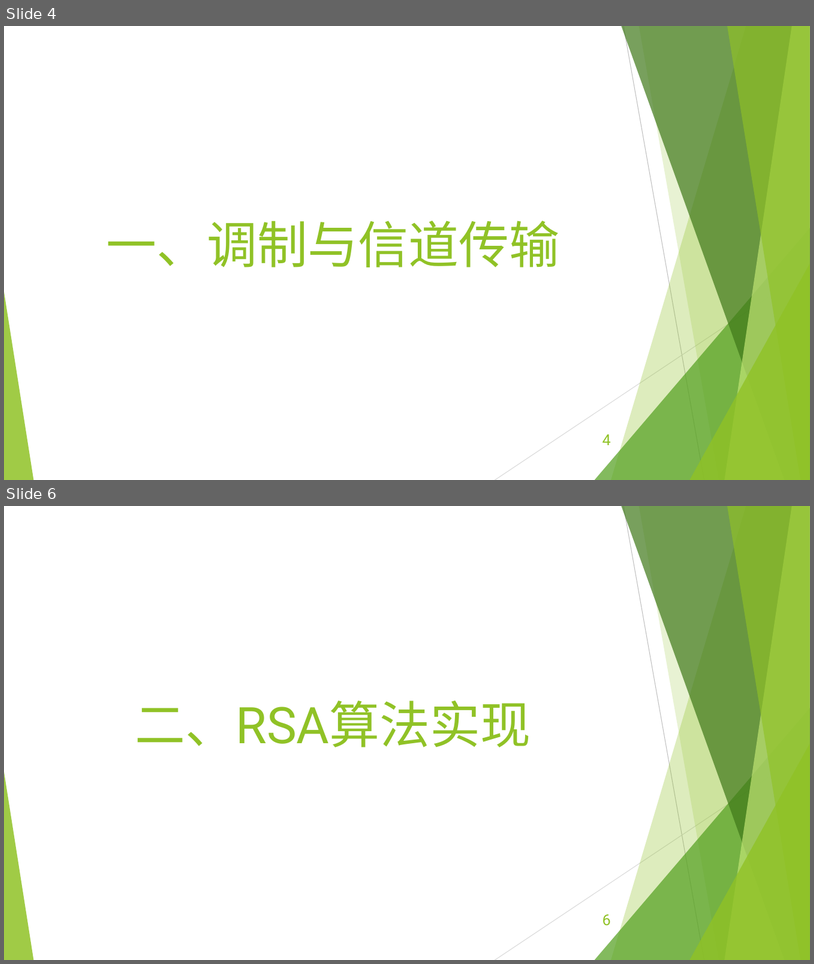
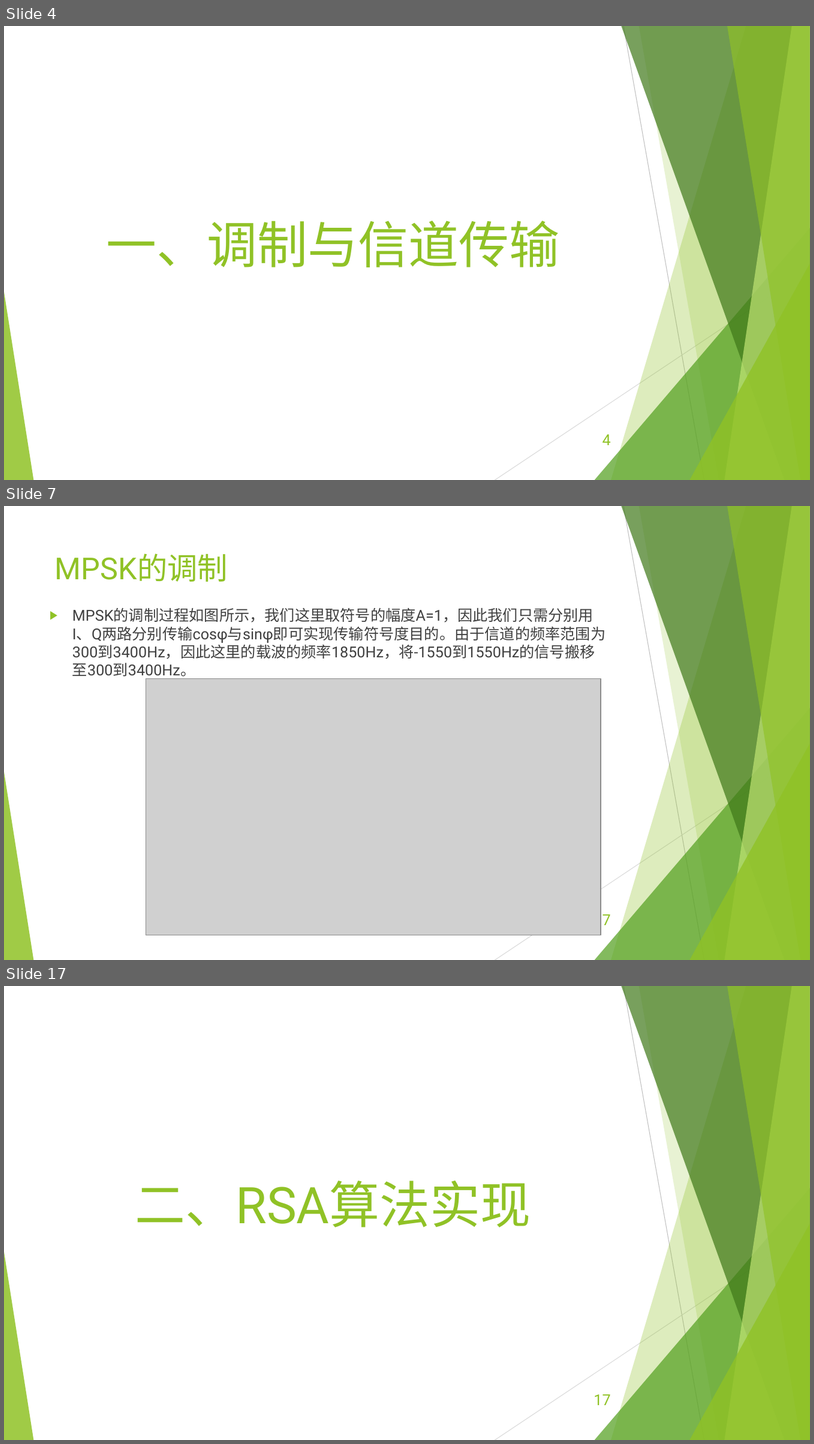
Before and after one commit to EECodingPresentation/project2, a slide deck: 展示报告.pptx. Shown one above the other, each under a label of ours: slides 4 and 6 before the commit, slides 4, 7 and 17 after it; the slides between them are not shown. The pictures are 814x964 and 814x1444 pixels, drawn with LibreOffice and Linux fonts; fonts in the diff are those of the drawing; grey boxes stand for pictures. Boxes give left, top, right and bottom in pixels: in the first picture for what was removed or moved away, otherwise in the second. Text is boxed around its words. In the diff, an @@ line names an element or a change of style, - is before the commit and + after.

```diff
--- a/展示报告.pptx
+++ b/展示报告.pptx
@@ slide 7 added at (x1=4, y1=506, x2=810, y2=960), background #FFFFFF; not listed: 10 template elements that a slide beside it also shows @@
@@ title added at (x1=55, y1=553, x2=228, y2=582), 36 pt, text #90C226 @@
+MPSK的调制
@@ text added at (x1=72, y1=608, x2=606, y2=679), 18 pt, text #404040 @@
+▶ MPSK的调制过程如图所示，我们这里取符号的幅度A=1，因此我们只需分别用I、Q两路分别传输cosφ与sinφ即可实现传输符号度目的。由于信道的频率范围为300到3400Hz，因此这里的载波的频率1850Hz，将-1550到1550Hz的信号搬移至300到3400Hz。
@@ picture added at (x1=146, y1=678, x2=601, y2=934) @@
@@ page number added at (x1=603, y1=914, x2=611, y2=925), 18 pt, text #90C226 @@
+7
@@ what was slide 6 is now slide 17 @@
@@ page number at (x1=594, y1=1394, x2=611, y2=1405): text changed @@
-6
+17
```
Also in this commit, not shown: 11 other slides added, 1 slide removed, 2 other files.
